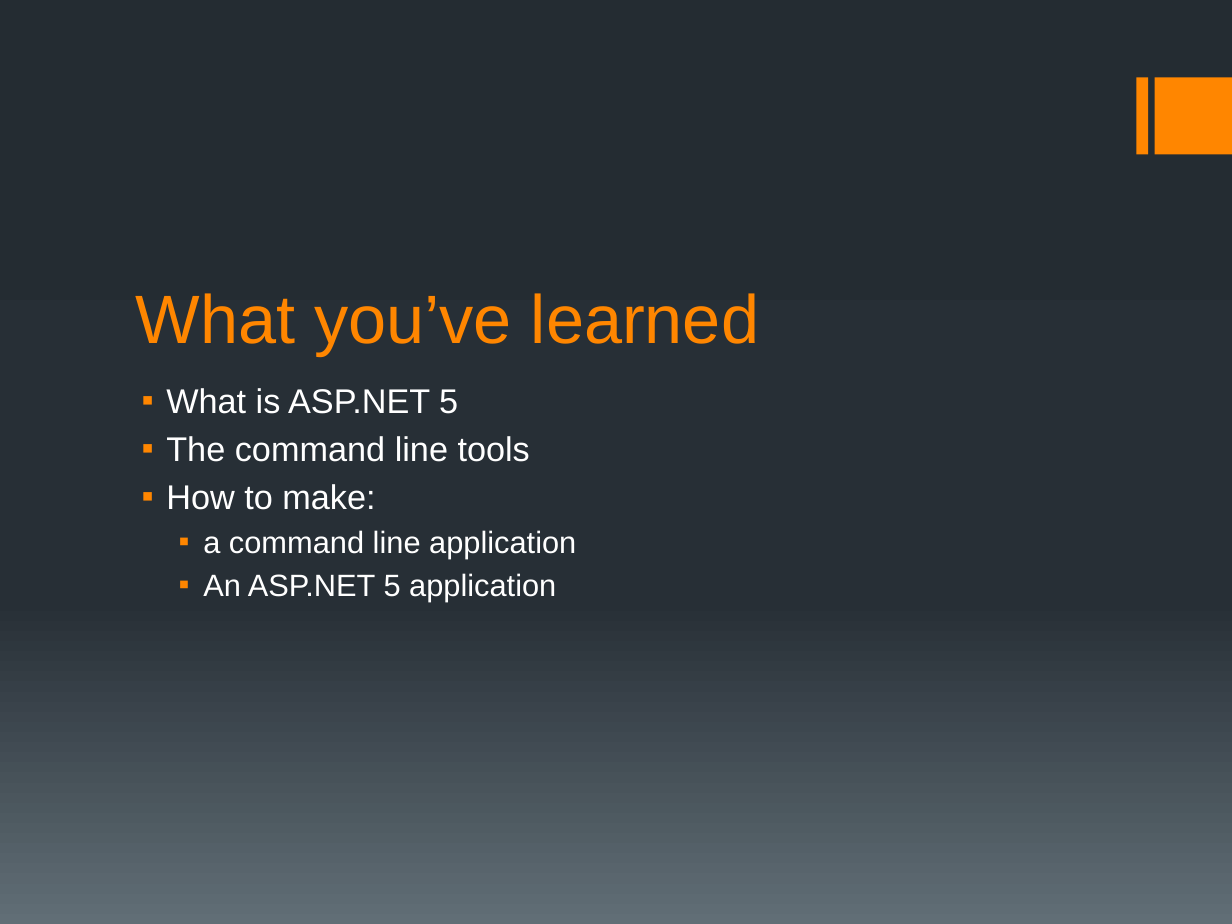
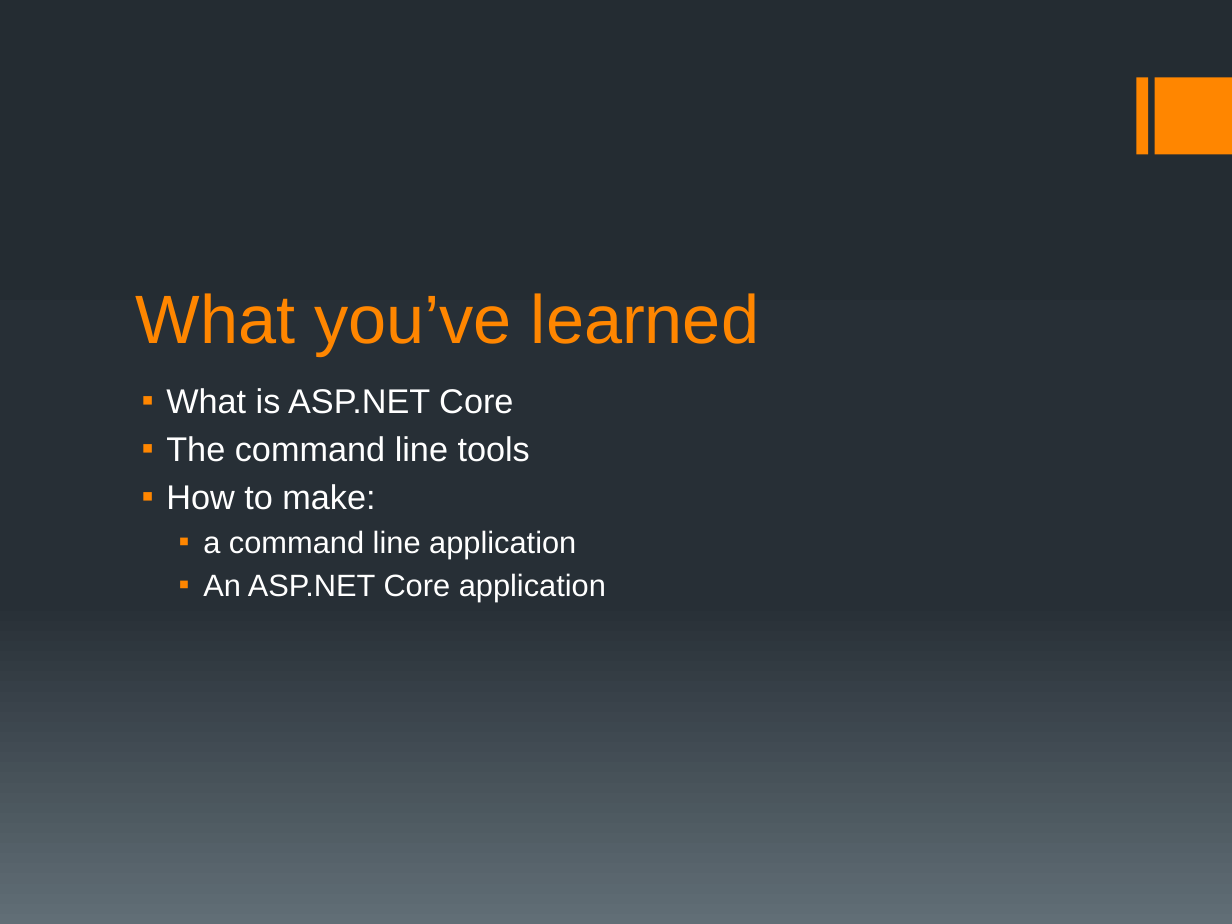
Before and after one commit to simonech/MeetASPNETCoreAtCG16, a slide deck: slide 19 of MeetASPNETCore.pptx (slide 12 before the commit). Drawn at 1232x924 pixels with LibreOffice and Linux fonts; fonts in the diff are those of the drawing. Boxes give left, top, right and bottom in pixels: in the first picture for what was removed or moved away, otherwise in the second. Text is boxed around its words. In the diff, an @@ line names an element or a change of style, - is before the commit and + after.

```diff
--- a/MeetASPNETCore.pptx
+++ b/MeetASPNETCore.pptx
@@ text at (166, 388, 513, 414): text changed @@
-▪ What is ASP.NET 5
+▪ What is ASP.NET Core
@@ text at (203, 573, 606, 601): text changed @@
-  ▪ An ASP.NET 5 application
+  ▪ An ASP.NET Core application
```
Also in this commit, not shown: 8 other slides changed, 9 slides added, 2 slides removed, 18 other files.
